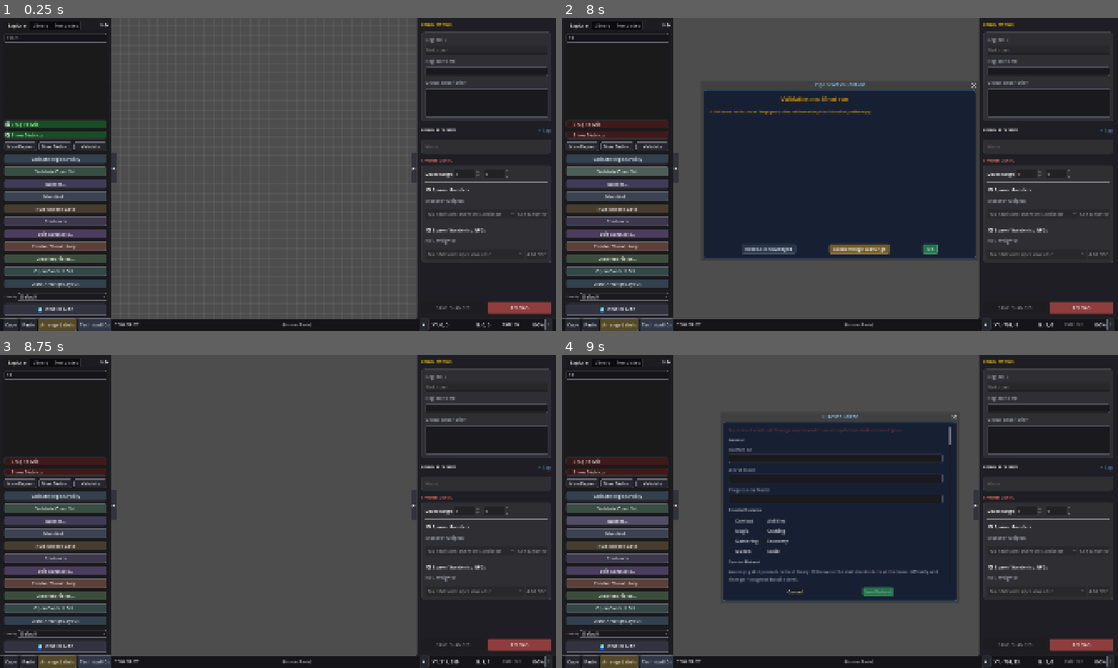
Above: before the commit, frames 1-4 (two rows, left to right).
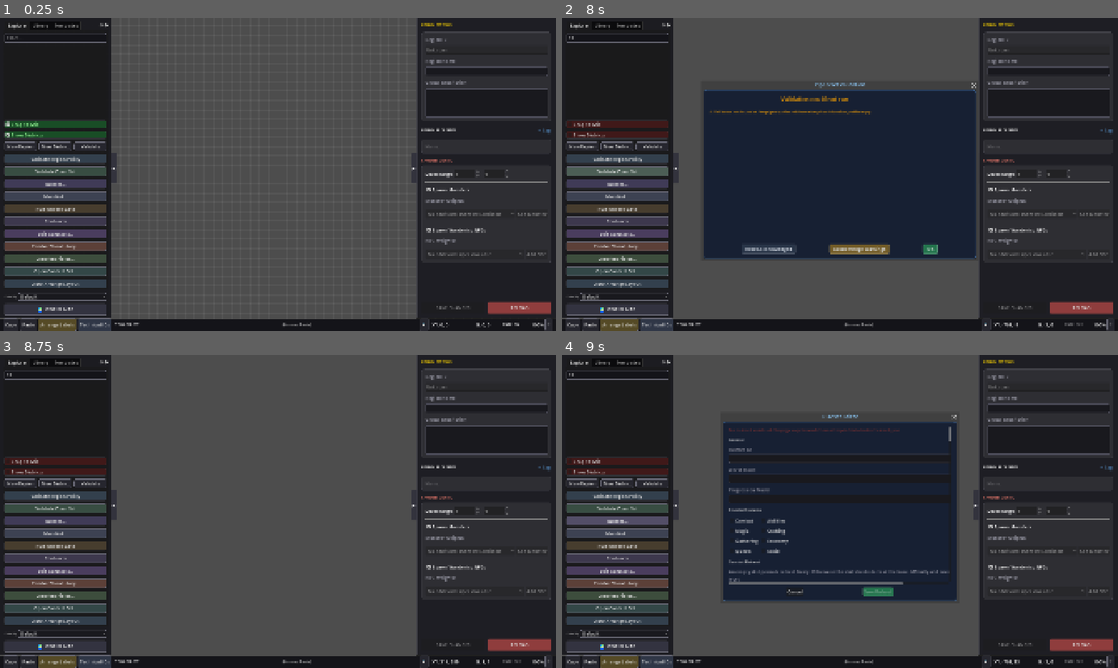
Above: after the commit, the same moments.

Repository: jbax-and-his-ai-pals/008-mud
Game: Godot game, scene res://scenes/Main.tscn
The game is run twice, just before and just after one commit, with the same random seed, the same clock (stepped at 60 frames per second) and the same inputs.
Inputs (mouse positions are in pixels of both pictures, inside the frame that each line leads up to):
- Up to frame 1 (0.25 s): no input
- Up to frame 2 (8 s): click (617, 36) at 0.52 s; type "12" at 0.6 s; click "New Region" at 1.25 s; click "New Region" at 2 s; click "New District" at 2.75 s; click "New District" at 3.5 s; click "Snap to Grid" at 4.25 s; click "Show Districts" at 5 s; click "Validate" at 5.75 s; click "Validate Region Policy" at 6.5 s; click "Validate Open Set" at 7.25 s
- Up to frame 3 (8.75 s): click "OK" at 8 s
- Up to frame 4 (9 s): click "Ruleset…" at 8.75 s

Frames 1-3 are identical in both runs. In frame 4, 0.4% of the frame differs, in the area x 30-70%, y 24-74%.

Commit message:
Author the crime ruleset section
CrimeSection (in the Ruleset editor) edits whether theft is punished, the
witness roll, fines and jail thresholds, the sentence, the jail-cell and
release properties, the emergency tool (an item picker) and the skills a
prisoner needs to keep a hidden one. As with World Rules, a field is
written only when changed, so untouched numbers keep their authored form
and unknown keys survive; turning crime off writes `false` rather than
dropping the key. Whether any room carries the jail property is a
cross-file fact, so it is left to the staged engine check, which refuses
the save before anything is written.

ruleset_crime_smoke.gd round-trips fantasy_frontier's real section, edits
each kind of field, and proves a jail property no room carries is refused.
The editor now writes 22 of the ruleset's 23 top-level keys; only debug
stays hand-edited.

Co-Authored-By: Claude Opus 5.5 <noreply@anthropic.com>

Diff:
--- a/mud-world-editor/scripts/data/RulesetDraft.gd
+++ b/mud-world-editor/scripts/data/RulesetDraft.gd
@@ -21,7 +21,7 @@
 	var parsed = JSON.parse_string(FileAccess.get_file_as_string(ruleset_path))
 	if not (parsed is Dictionary):
 		return {"ok": false, "error": "Ruleset at %s is not a JSON object." % ruleset_path}
-	var shape := ConfigurationSave.shape_error(parsed, ["factions.extra", "advancement.grants"], ["world", "world.regions", "status", "systems", "combat", "combat.retreat", "factions", "skills", "skills.stat_bonuses", "npc_schedules", "advancement", "advancement.curve", "quest_generation", "economy", "locksmithing", "calendar", "spawning", "elites", "npc_naming", "player_defaults"])
+	var shape := ConfigurationSave.shape_error(parsed, ["factions.extra", "advancement.grants", "crime.custody.concealed_tool_requirements"], ["world", "world.regions", "status", "systems", "combat", "combat.retreat", "factions", "skills", "skills.stat_bonuses", "npc_schedules", "advancement", "advancement.curve", "quest_generation", "economy", "locksmithing", "calendar", "spawning", "elites", "npc_naming", "player_defaults", "crime", "crime.witness", "crime.consequences", "crime.custody"])
 	if shape != "": return {"ok": false, "error": shape}
 	var draft := RulesetDraft.new()
 	draft.disk_hash = FileAccess.get_sha256(ruleset_path)
@@ -88,6 +88,10 @@
 	for name in ["economy", "locksmithing", "calendar", "spawning", "elites", "npc_naming", "player_defaults"]:
 		if sections.has(name): data[name] = sections[name].duplicate(true)
 		else: data.erase(name)
+
+func set_crime(section: Dictionary):
+	if section.is_empty(): data.erase("crime")
+	else: data["crime"] = section.duplicate(true)
 
 func set_region_policy(require_classification: bool, require_level_bands: bool,
 		require_hazard_coverage: bool, biomes: Array, region_types: Array):
--- /dev/null
+++ b/mud-world-editor/scripts/ui/modals/CrimeSection.gd
@@ -0,0 +1,184 @@
+# scripts/ui/modals/CrimeSection.gd
+#
+# The ruleset's `crime` section (`core/crime_manager.py`, `commands/jail.py`,
+# `world.py`), validated by `content_set.py::_validate_crime_and_debug_rules`.
+# Like WorldRulesSection, a field is written only when the author changed it,
+# so untouched numbers keep their authored form and unknown keys survive.
+# An unset number shows 0 because that is what the engine uses for it.
+
+class_name CrimeSection
+extends RefCounted
+
+# [path within `crime`, label, kind, extra]
+const FIELDS := [
+	["enabled", "Theft can be witnessed and punished", "bool", null],
+	["witness.skill", "Skill a thief rolls against the sharpest onlooker", "text", "stealth"],
+	["witness.base_difficulty", "Base difficulty", "int", [0, 1000]],
+	["witness.rank_attribute", "Onlooker attribute that raises difficulty", "text", "level"],
+	["witness.rank_multiplier", "per point of it", "number", [0.0, 100.0, 0.5]],
+	["witness.authority_property", "NPC property marking authority", "text", "is_guard"],
+	["witness.authority_bonus", "Difficulty added by authority", "int", [0, 1000]],
+	["witness.excluded_factions", "Factions that never witness (comma-separated)", "list", "hostile"],
+	["witness.xp_success", "Skill XP when unseen", "int", [0, 10000]],
+	["witness.xp_caught", "Skill XP when caught", "int", [0, 10000]],
+	["consequences.reputation_key", "Reputation lost when caught", "text", "town_guard"],
+	["consequences.reputation_per_value", "Reputation lost per point of value", "number", [0.0, 100.0, 0.05]],
+	["consequences.fine_rate", "Fine per point of value", "number", [0.0, 100.0, 0.1]],
+	["consequences.fine_minimum", "Minimum fine", "int", [0, 100000]],
+	["consequences.custody_value_threshold", "Jail when one theft is worth at least", "int", [0, 1000000]],
+	["consequences.custody_cumulative_threshold", "or all thefts together at least", "int", [0, 1000000]],
+	["consequences.custody_reputation_threshold", "or reputation falls to", "int", [-1000, 1000]],
+	["custody.room_property", "Room property marking a jail cell", "text", "is_jail_cell"],
+	["custody.release_destination_property", "Cell property naming where a released prisoner goes", "text", "release_destination"],
+	["custody.base_seconds", "Sentence: base seconds", "int", [0, 100000]],
+	["custody.seconds_per_value", "plus seconds per point of value", "number", [0.0, 1000.0, 0.1]],
+	["custody.emergency_tool_item_id", "Tool slipped to a prisoner who meets the requirements below", "item", null],
+	["custody.emergency_tool_durability", "Its durability", "int", [1, 1000]],
+	["custody.escape_alert_margin", "Escape: failing a pick by this much alerts guards", "int", [0, 1000]],
+	["custody.escape_sentence_penalty_seconds", "Seconds added to the sentence when caught escaping", "int", [0, 100000]],
+	["custody.search_success_chance", "Chance searching the cell finds currency", "number", [0.0, 1.0, 0.01]],
+	["custody.search_currency_min", "Currency found, from", "int", [0, 100000]],
+	["custody.search_currency_max", "to", "int", [0, 100000]],
+]
+const PAIRED := ["witness.rank_multiplier", "consequences.custody_cumulative_threshold",
+	"consequences.custody_reputation_threshold", "custody.seconds_per_value", "custody.emergency_tool_durability",
+	"custody.search_currency_max"]
+
+var on_change: Callable
+var database: DatabaseManager
+var baseline = null
+var controls: Dictionary = {}
+var requirement_rows: VBoxContainer
+var requirement_baseline: Array = []
+
+
+func build(box: VBoxContainer, changed: Callable) -> void:
+	on_change = changed
+	box.add_child(InspectorStyle.create_sub_header("Crime"))
+	var hint := InspectorStyle.lbl("Theft, witnesses, fines and jail. With crime on, a skill, a reputation key and a room property some room carries are required.", InspectorStyle.COLOR_TEXT_DIM)
+	hint.autowrap_mode = TextServer.AUTOWRAP_WORD_SMART; box.add_child(hint)
+	var group := ""
+	var row: HBoxContainer = null
+	for spec in FIELDS:
+		var part := str(spec[0]).get_slice(".", 0) if "." in spec[0] else ""
+		if part != group:
+			group = part
+			box.add_child(InspectorStyle.lbl(group.capitalize(), InspectorStyle.COLOR_ACCENT))
+		if not (spec[0] in PAIRED) or row == null:
+			row = HBoxContainer.new(); row.add_theme_constant_override("separation", 8); box.add_child(row)
+		var control: Control
+		match str(spec[2]):
+			"bool":
+				var check := CheckBox.new(); check.text = spec[1]; check.toggled.connect(func(_v): _changed()); control = check
+			"text", "list":
+				row.add_child(InspectorStyle.lbl(spec[1], InspectorStyle.COLOR_TEXT_DIM))
+				var field := LineEdit.new(); field.placeholder_text = str(spec[3]); field.size_flags_horizontal = Control.SIZE_EXPAND_FILL
+				InspectorStyle.apply_input_style(field); field.text_changed.connect(func(_t): _changed()); control = field
+			"item":
+				row.add_child(InspectorStyle.lbl(spec[1], InspectorStyle.COLOR_TEXT_DIM))
+				var picker := OptionButton.new(); picker.size_flags_horizontal = Control.SIZE_EXPAND_FILL
+				InspectorStyle.apply_button_style(picker); picker.item_selected.connect(func(index): picker.select(index); _changed()); control = picker
+			_:
+				row.add_child(InspectorStyle.lbl(spec[1], InspectorStyle.COLOR_TEXT_DIM))
+				var spin := SpinBox.new(); spin.min_value = spec[3][0]; spin.max_value = spec[3][1]
+				spin.step = spec[3][2] if spec[2] == "number" else 1
+				spin.custom_minimum_size.x = 90; InspectorStyle.apply_input_style(spin); spin.value_changed.connect(func(_v): _changed()); control = spin
+		control.name = str(spec[0]).replace(".", "_")
+		row.add_child(control)
+		controls[spec[0]] = control
+	var header := HBoxContainer.new(); box.add_child(header)
+	header.add_child(InspectorStyle.lbl("Skills a prisoner needs to keep a hidden tool (all of them)", InspectorStyle.COLOR_TEXT_DIM))
+	var spacer := Control.new(); spacer.size_flags_horizontal = Control.SIZE_EXPAND_FILL; header.add_child(spacer)
+	var add := Button.new(); add.text = "+ Requirement"; InspectorStyle.apply_button_style(add, InspectorStyle.COLOR_SUCCESS)
+	add.pressed.connect(func(): _add_requirement("", 0); _changed()); header.add_child(add)
+	requirement_rows = VBoxContainer.new(); requirement_rows.add_theme_constant_override("separation", 4); box.add_child(requirement_rows)
+
+
+func load(ruleset: Dictionary, db: DatabaseManager) -> void:
+	database = db
+	var crime = ruleset.get("crime", null)
+	baseline = crime.duplicate(true) if crime is Dictionary else null
+	var source: Dictionary = crime if crime is Dictionary else {}
+	for spec in FIELDS:
+		var value = WorldRulesSection._read_path(source, spec[0])
+		var control = controls[spec[0]]
+		match str(spec[2]):
+			"bool": control.button_pressed = value == true
+			"text": control.text = str(value) if value is String else ""
+			"list": control.text = ", ".join(value) if value is Array else ""
+			"item":
+				var ids: Array = database.get_item_ids() if database != null else []
+				QuestGenerationSection._fill_picker(control, ids, {}, str(value) if value is String else "", "No tool")
+			_: control.value = float(value) if typeof(value) in [TYPE_INT, TYPE_FLOAT] else 0.0
+		control.set_meta("loaded", _value_of(control))
+	for child in requirement_rows.get_children(): requirement_rows.remove_child(child); child.queue_free()
+	var custody = source.get("custody", {})
+	var requirements = custody.get("concealed_tool_requirements", []) if custody is Dictionary else []
+	requirement_baseline = requirements.duplicate(true) if requirements is Array else []
+	for entry in requirement_baseline:
+		if entry is Dictionary: _add_requirement(str(entry.get("skill", "")), float(entry.get("minimum", 0)))
+
+
+## The whole `crime` section as it should be written, or {} for none.
+func compose() -> Dictionary:
+	var out: Dictionary = baseline.duplicate(true) if baseline is Dictionary else {}
+	for spec in FIELDS:
+		var control = controls[spec[0]]
+		if _value_of(control) == control.get_meta("loaded"): continue
+		match str(spec[2]):
+			"bool": WorldRulesSection._write_path(out, spec[0], (control as CheckBox).button_pressed)
+			"text":
+				var text := (control as LineEdit).text.strip_edges()
+				if text == "": WorldRulesSection._erase_path(out, spec[0])
+				else: WorldRulesSection._write_path(out, spec[0], text)
+			"list":
+				var values := WorldRulesSection._split((control as LineEdit).text)
+				if values.is_empty(): WorldRulesSection._erase_path(out, spec[0])
+				else: WorldRulesSection._write_path(out, spec[0], values)
+			"item":
+				var item_id := QuestGenerationSection._picked(control)
+				if item_id == "": WorldRulesSection._erase_path(out, spec[0])
+				else: WorldRulesSection._write_path(out, spec[0], item_id)
+			"int": WorldRulesSection._write_path(out, spec[0], int((control as SpinBox).value))
+			_: WorldRulesSection._write_path(out, spec[0], snappedf((control as SpinBox).value, 0.01))
+	var requirements := _requirements()
+	if JSON.stringify(SaveIO._normalize_numbers(requirements)) != JSON.stringify(SaveIO._normalize_numbers(requirement_baseline)):
+		if requirements.is_empty(): WorldRulesSection._erase_path(out, "custody.concealed_tool_requirements")
+		else: WorldRulesSection._write_path(out, "custody.concealed_tool_requirements", requirements)
+	return out
+
+
+func changed() -> bool:
+	var before = baseline if baseline is Dictionary else {}
+	return JSON.stringify(SaveIO._normalize_numbers(compose())) != JSON.stringify(SaveIO._normalize_numbers(before))
+
+
+func _add_requirement(skill: String, minimum: float) -> void:
+	var row := HBoxContainer.new(); row.add_theme_constant_override("separation", 6)
+	var skill_field := LineEdit.new(); skill_field.name = "Skill"; skill_field.text = skill; skill_field.placeholder_text = "skill"
+	skill_field.size_flags_horizontal = Control.SIZE_EXPAND_FILL; InspectorStyle.apply_input_style(skill_field)
+	skill_field.text_changed.connect(func(_t): _changed()); row.add_child(skill_field)
+	row.add_child(InspectorStyle.lbl("at least", InspectorStyle.COLOR_TEXT_DIM))
+	var spin := SpinBox.new(); spin.name = "Minimum"; spin.min_value = 0; spin.max_value = 1000; spin.step = 1; spin.value = minimum
+	spin.custom_minimum_size.x = 80; InspectorStyle.apply_input_style(spin); spin.value_changed.connect(func(_v): _changed()); row.add_child(spin)
+	var remove := Button.new(); remove.text = "×"; InspectorStyle.apply_button_style(remove, DialogStyle.COLOR_DANGER)
+	remove.pressed.connect(func(): requirement_rows.remove_child(row); row.queue_free(); _changed()); row.add_child(remove)
+	requirement_rows.add_child(row)
+
+
+func _requirements() -> Array:
+	var out: Array = []
+	for row in requirement_rows.get_children():
+		var skill := (row.get_node("Skill") as LineEdit).text.strip_edges()
+		if skill != "": out.append({"skill": skill, "minimum": int((row.get_node("Minimum") as SpinBox).value)})
+	return out
+
+
+static func _value_of(control):
+	if control is CheckBox: return control.button_pressed
+	if control is OptionButton: return control.selected
+	return WorldRulesSection._control_value(control)
+
+
+func _changed() -> void:
+	if on_change.is_valid(): on_change.call()
--- a/mud-world-editor/scripts/ui/modals/RulesetEditorDialog.gd
+++ b/mud-world-editor/scripts/ui/modals/RulesetEditorDialog.gd
@@ -42,6 +42,7 @@
 var weather_profile_baseline: Dictionary = {}
 var quest_generation_section: QuestGenerationSection
 var world_rules_section: WorldRulesSection
+var crime_section: CrimeSection
 
 const SYSTEM_LABELS := {
 	"combat": "Combat", "abilities": "Abilities", "magic": "Magic", "crafting": "Crafting",
@@ -148,6 +149,8 @@
 	quest_generation_section.build(box, func(): _mark_dirty())
 	world_rules_section = WorldRulesSection.new()
 	world_rules_section.build(box, func(): _mark_dirty())
+	crime_section = CrimeSection.new()
+	crime_section.build(box, func(): _mark_dirty())
 	DialogStyle.style_window(self)
 	get_ok_button().custom_minimum_size = Vector2(300, 40)
 	get_ok_button().disabled = true
@@ -193,6 +196,7 @@
 	var quest_generation = draft.data.get("quest_generation", {})
 	quest_generation_section.load(quest_generation if quest_generation is Dictionary else {}, content_database)
 	world_rules_section.load(draft.data, content_database)
+	crime_section.load(draft.data, content_database)
 	_reset_form_baseline()
 	loading = false; form_dirty = false; get_ok_button().disabled = true
 	status_label.text = "Editing %s. Untouched ruleset sections are preserved exactly." % DataRoot.ruleset_path(); status_label.modulate = InspectorStyle.COLOR_TEXT_DIM
@@ -220,6 +224,7 @@
 	if _weather_profiles_changed(): draft.set_weather_profiles(_weather_profiles())
 	if quest_generation_section.changed(): draft.set_quest_generation(quest_generation_section.compose())
 	if world_rules_section.changed(): draft.set_world_rules(world_rules_section.compose())
+	if crime_section.changed(): draft.set_crime(crime_section.compose())
 	if _field_changed(stats): draft.set_status_stats(_split(stats.text))
 	for pair in [[require_classification, "require_classification"], [require_level_bands, "require_level_bands"], [require_hazard_coverage, "require_hazard_coverage"]]:
 		if _field_changed(pair[0]): _put_path(draft.data, "world.regions." + pair[1], pair[0].button_pressed)
--- /dev/null
+++ b/mud-world-editor/tests/ruleset_crime_smoke.gd
@@ -0,0 +1,92 @@
+# tests/ruleset_crime_smoke.gd
+#
+# The ruleset's `crime` section had no editor control; it now has a validator
+# (content_set.py::_validate_crime_and_debug_rules) and the Ruleset editor's
+# Crime section. fantasy_frontier's real section is the fixture.
+#
+#   godot --headless --path mud-world-editor --script tests/ruleset_crime_smoke.gd
+
+extends SceneTree
+
+const Rules = preload("res://scripts/ui/modals/RulesetEditorDialog.gd")
+
+var failures := 0
+
+
+func _init(): _run.call_deferred()
+
+
+func _run():
+	var repo := ProjectSettings.globalize_path("res://").trim_suffix("/").get_base_dir()
+	var fixture := repo.path_join("tmp/ruleset-crime-%s/fantasy_frontier" % Time.get_ticks_usec())
+	_copy(repo.path_join("content_sets/fantasy_frontier"), fixture)
+	DataRoot._resolved = fixture
+	var rules_path := fixture.path_join("rules/ruleset.json")
+	var before: Dictionary = JSON.parse_string(FileAccess.get_file_as_string(rules_path))
+
+	var rules = Rules.new(); root.add_child(rules); rules.setup(); rules.open_active()
+	var crime: CrimeSection = rules.crime_section
+	_assert(_same(crime.compose(), before["crime"]), "the real section composes back unchanged")
+	_assert(not crime.changed(), "opening is clean")
+	_assert(rules.get_ok_button().disabled, "Save starts disabled")
+	_assert(crime.requirement_rows.get_child_count() == 2, "one row per concealed-tool requirement")
+	_assert((crime.controls["enabled"] as CheckBox).button_pressed, "crime shows as enabled")
+	_assert(QuestGenerationSection._picked(crime.controls["custody.emergency_tool_item_id"]) == "item_lockpick_shiv", "the emergency tool resolves in its picker")
+
+	(crime.controls["consequences.fine_rate"] as SpinBox).value = 3.5
+	_assert(not rules.get_ok_button().disabled, "an edit enables Save")
+	_edit(crime.controls["witness.excluded_factions"], "hostile, player_minion, wildlife")
+	var lockpicking: Node = crime.requirement_rows.get_child(1)
+	(lockpicking.get_node("Minimum") as SpinBox).value = 25
+
+	# The jail room is a cross-file fact: only the staged engine check knows
+	# which rooms carry the property, and it must refuse before anything is written.
+	_edit(crime.controls["custody.room_property"], "is_dungeon")
+	var bytes_before := FileAccess.get_file_as_string(rules_path)
+	rules.confirmed.emit()
+	_assert(FileAccess.get_file_as_string(rules_path) == bytes_before, "a jail property no room carries is refused, nothing written")
+	_assert("is_dungeon" in rules.status_label.text, "and the refusal names it")
+	_edit(crime.controls["custody.room_property"], "is_jail_cell")
+
+	rules.confirmed.emit()
+	var after: Dictionary = JSON.parse_string(FileAccess.get_file_as_string(rules_path))
+	var saved: Dictionary = after["crime"]
+	_assert(is_equal_approx(float(saved["consequences"]["fine_rate"]), 3.5), "the fine rate was saved")
+	_assert(saved["witness"]["excluded_factions"] == ["hostile", "player_minion", "wildlife"], "the excluded factions were saved")
+	_assert(int(saved["custody"]["concealed_tool_requirements"][1]["minimum"]) == 25, "the requirement was saved")
+	_assert(saved["custody"]["room_property"] == "is_jail_cell", "the restored jail property was saved")
+	_assert(_same(saved["witness"]["base_difficulty"], before["crime"]["witness"]["base_difficulty"]), "an untouched number survives")
+	_assert(saved["custody"].keys() == before["crime"]["custody"].keys(), "key order within custody is preserved")
+	_assert(_same(after.get("elites"), before.get("elites")), "another ruleset section is untouched")
+	_assert(not rules.visible, "a successful save closes the dialog")
+
+	rules.open_active()
+	_assert(not rules.crime_section.changed(), "reopen is clean")
+	(rules.crime_section.controls["enabled"] as CheckBox).button_pressed = false
+	_assert(rules.crime_section.compose()["enabled"] == false, "turning crime off writes false, not a missing key")
+
+	rules._allow_close = true; rules.hide(); rules.queue_free()
+	if failures > 0:
+		push_error("ruleset crime failed (%d)" % failures)
+	quit(1 if failures > 0 else 0)
+
+
+func _same(a, b) -> bool:
+	return JSON.stringify(SaveIO._normalize_numbers(a)) == JSON.stringify(SaveIO._normalize_numbers(b))
+
+
+func _copy(source: String, destination: String):
+	DirAccess.make_dir_recursive_absolute(destination)
+	for name in DirAccess.get_files_at(source):
+		if not name.ends_with(".bak"): DirAccess.copy_absolute(source.path_join(name), destination.path_join(name))
+	for name in DirAccess.get_directories_at(source):
+		if not name in ["editor", "saves"]: _copy(source.path_join(name), destination.path_join(name))
+
+
+func _edit(field: LineEdit, value: String):
+	field.text = value; field.text_changed.emit(value)
+
+
+func _assert(condition: bool, message: String):
+	print("  %s %s" % ["OK" if condition else "FAIL", message])
+	if not condition: failures += 1
Not shown, added: mud-world-editor/scripts/ui/modals/CrimeSection.gd.uid
Not shown, added: mud-world-editor/tests/ruleset_crime_smoke.gd.uid
